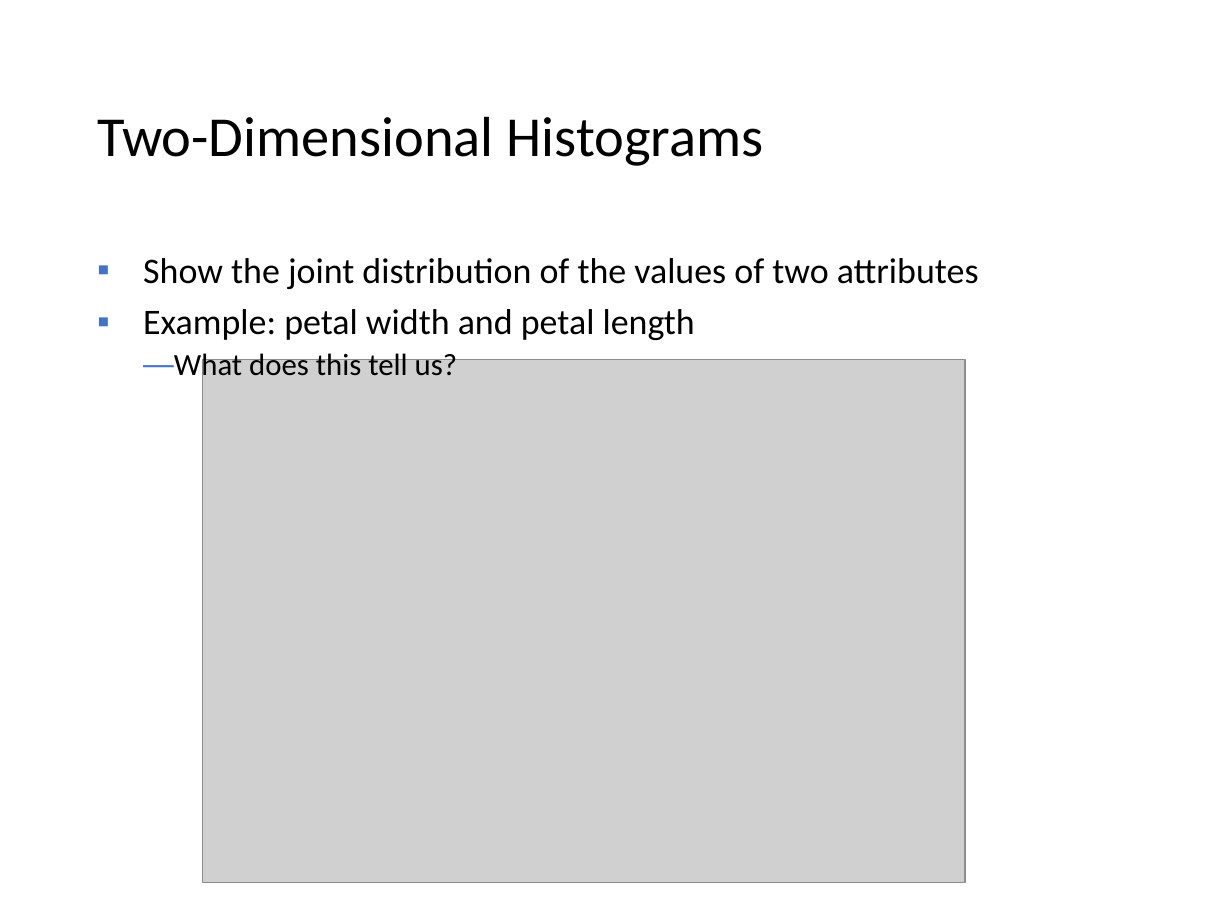
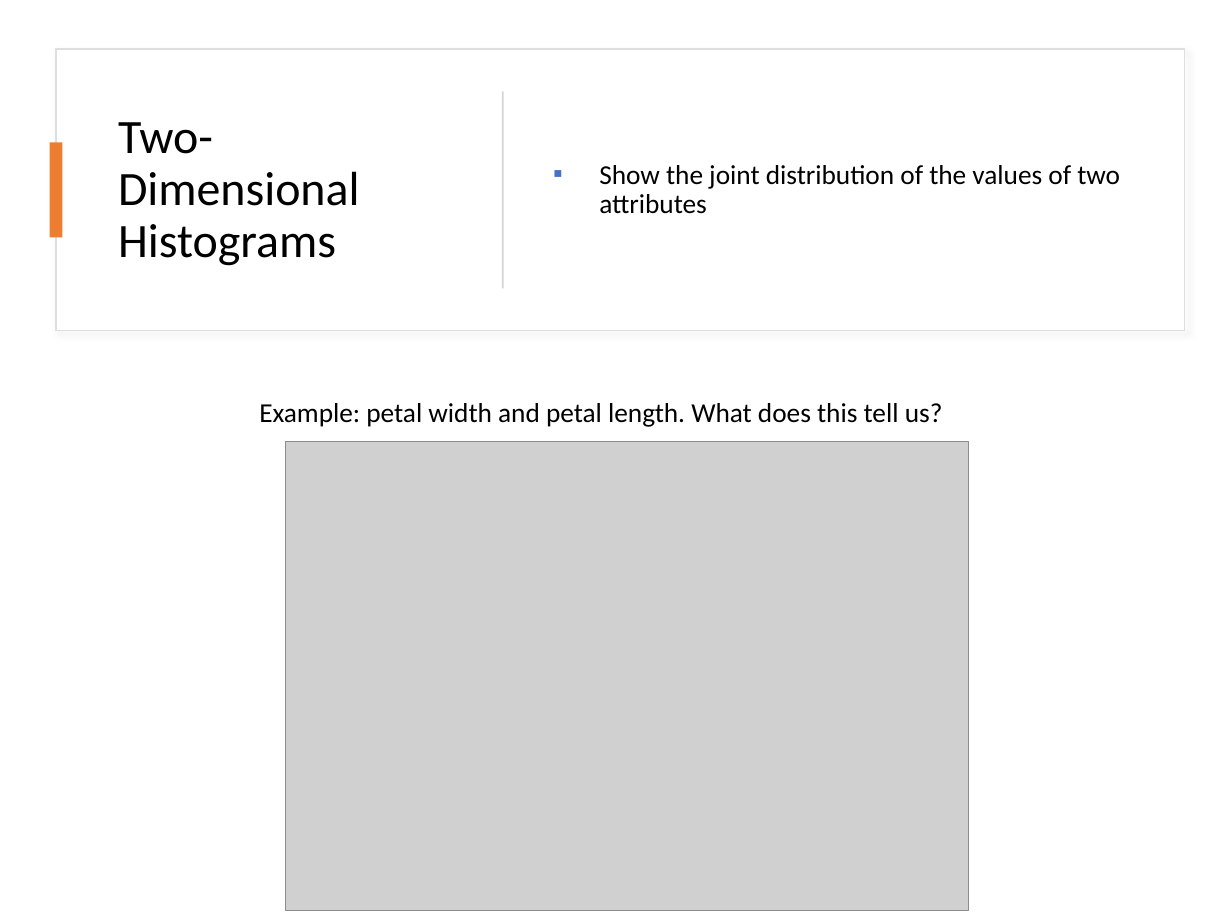
Before and after one commit to mhahsler/Introduction_to_Data_Mining_R_Examples, a slide deck: slide 30 of slides/chap2_exploration.pptx (slide 27 before the commit). Drawn at 1232x924 pixels with LibreOffice and Linux fonts; fonts in the diff are those of the drawing; grey boxes stand for pictures. Boxes give left, top, right and bottom in pixels: in the first picture for what was removed or moved away, otherwise in the second. Text is boxed around its words. In the diff, an @@ line names an element or a change of style, - is before the commit and + after.

```diff
--- a/slides/chap2_exploration.pptx
+++ b/slides/chap2_exploration.pptx
@@ rectangle added at (55, 49, 1184, 330), fill #FFFFFF, outline #DEDEDE 1 pt @@
@@ title "Two-Dimensional Histograms": place and size @@
-title "Two-Dimensional Histograms" at (97, 116, 763, 166)
+title "Two-Dimensional Histograms" at (118, 122, 359, 266)
@@ title "Two-Dimensional Histograms" at (118, 122, 359, 266): size 33 to 28 pt @@
@@ text "Show the joint distribution of ...": place and size @@
-text "Show the joint distribution of ..." at (143, 258, 979, 383)
+text "Show the joint distribution of ..." at (599, 165, 1120, 214)
@@ text "Show the joint distribution of ..." at (599, 165, 1120, 214): size 21 to 16 pt; vertical alignment top to middle @@
@@ rectangle added at (502, 91, 503, 288), fill #D5D5D5 @@
@@ rectangle added at (49, 143, 62, 238), fill #ED7D31 @@
@@ text at (143, 309, 695, 383): paragraphs removed @@
-▪ Example: petal width and petal length
-  — What does this tell us?
@@ text added at (259, 403, 943, 427), 16 pt, text #000000 @@
+Example: petal width and petal length. What does this tell us?
@@ picture: place and size @@
-picture at (203, 360, 966, 883)
+picture at (286, 441, 968, 910)
```
Also in this commit, not shown: 21 other slides changed, 3 slides added, 2 other files.
